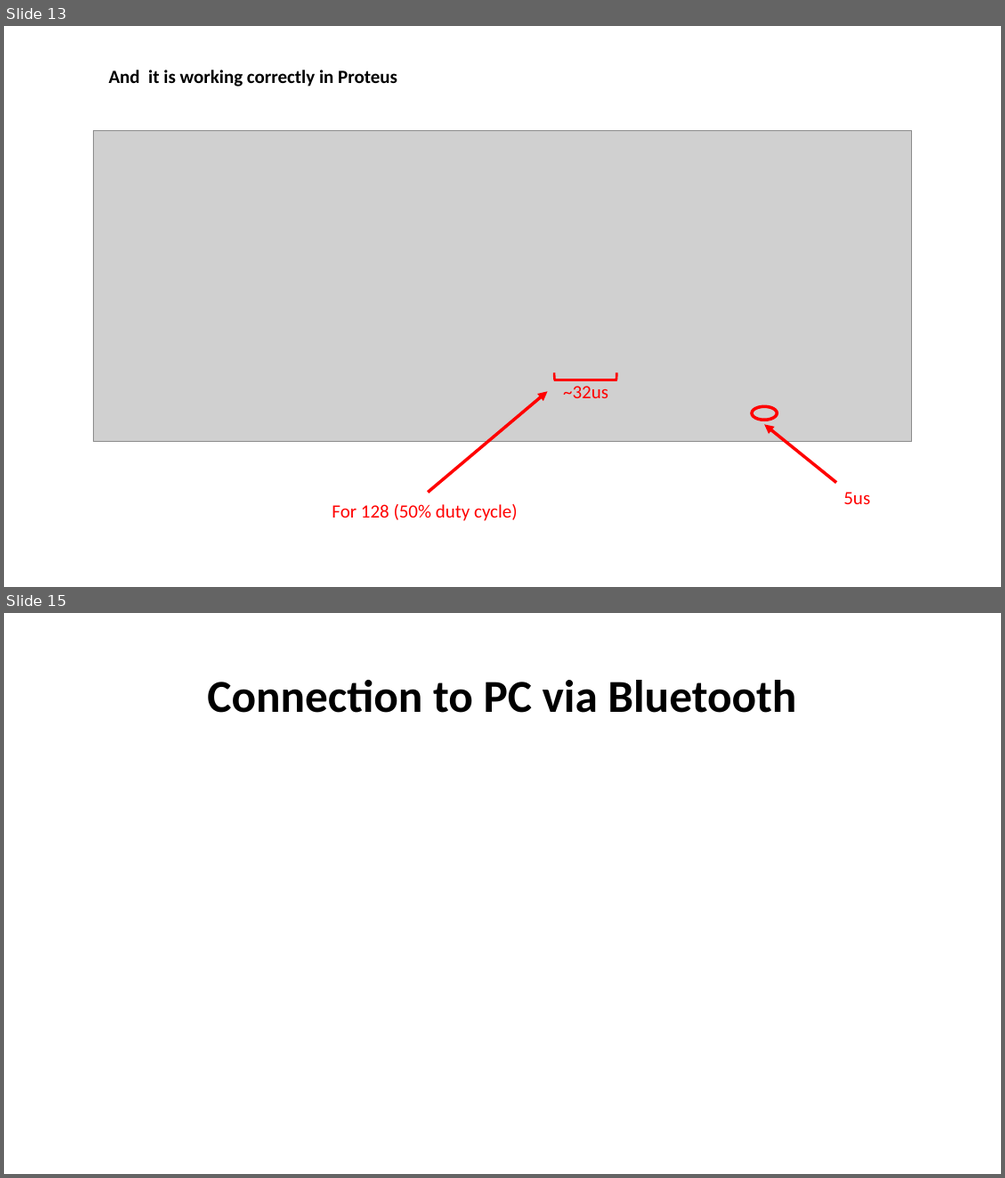
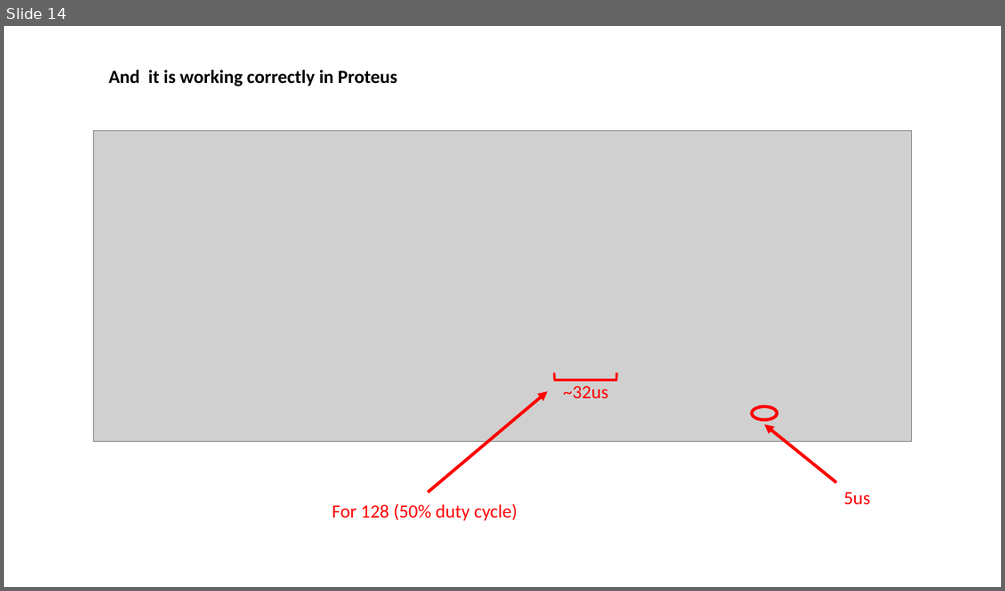
Before and after one commit to Team-Sagittarius-ENTC/RGBsensor, a slide deck: prabhashwara/FINAL -- RGB COLOR SENSOR PROJECT.pptx. Shown one above the other, each under a label of ours: slides 13 and 15 before the commit, slide 14 after it; the slides between them are not shown. The pictures are 1005x1178 and 1005x591 pixels, drawn with LibreOffice and Linux fonts; fonts in the diff are those of the drawing; grey boxes stand for pictures. Boxes give left, top, right and bottom in pixels: in the first picture for what was removed or moved away, otherwise in the second. Text is boxed around its words. In the diff, an @@ line names an element or a change of style, - is before the commit and + after.

```diff
--- a/prabhashwara/FINAL -- RGB COLOR SENSOR PROJECT.pptx
+++ b/prabhashwara/FINAL -- RGB COLOR SENSOR PROJECT.pptx
@@ slide 15 removed at (4,613,1001,1174), background #FFFFFF @@
@@ title removed at (207,680,796,713) @@
-Connection to PC via Bluetooth
@@ what was slide 13 is now slide 14 @@
```
Also in this commit, not shown: 3 slides changed, 4 slides added, 2 other slides removed, 4 other files.
